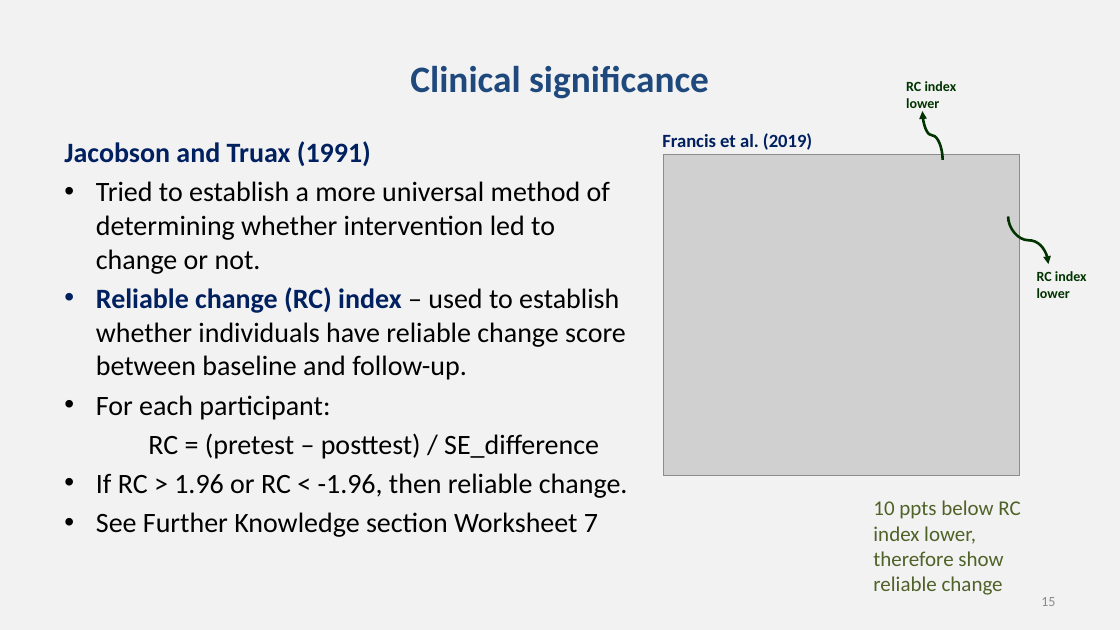
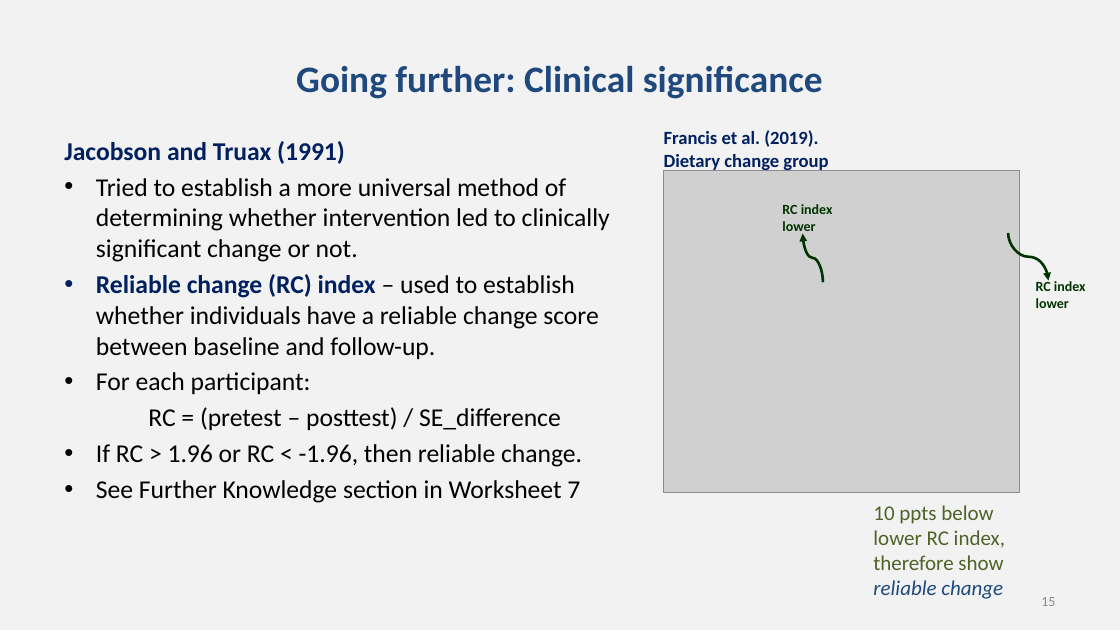
Before and after one commit to chrisjberry/datafluencyCB, a slide deck: slide 15 of docs/slides/PSYC753_L7_PrePostData.pptx. Drawn at 1120x630 pixels with LibreOffice and Linux fonts; fonts in the diff are those of the drawing; grey boxes stand for pictures. Boxes give left, top, right and bottom in pixels: in the first picture for what was removed or moved away, otherwise in the second. Text is boxed around its words. In the diff, an @@ line names an element or a change of style, - is before the commit and + after.

```diff
--- a/docs/slides/PSYC753_L7_PrePostData.pptx
+++ b/docs/slides/PSYC753_L7_PrePostData.pptx
@@ title at box(296, 65, 823, 99): text changed @@
-Clinical significance
+Going further: Clinical significance
@@ text at box(64, 141, 582, 467): size 24.1 to 22 pt in "Jacobson and Truax (1991)", "For each participant:", "RC = (pretest – posttest) / SE_difference", "If RC > 1.96 or RC < ..." @@
@@ text at box(664, 130, 828, 171): text changed @@
-Francis et al. (2019)
+Francis et al. (2019). Dietary change group
@@ text at box(96, 178, 610, 359): text changed; size 24.1 to 22 pt @@
-• Tried to establish a more universal method of determining whether intervention led to change or not.
-• Reliable change (RC) index – used to establish whether individuals have reliable change score between baseline and follow-up.
+• Tried to establish a more universal method of determining whether intervention led to clinically significant change or not.
+• Reliable change (RC) index – used to establish whether individuals have a reliable change score between baseline and follow-up.
@@ picture: place and size @@
-picture at box(664, 154, 1020, 476)
+picture at box(664, 171, 1020, 492)
@@ text "RC index lower": place and size @@
-text "RC index lower" at box(906, 81, 957, 112)
+text "RC index lower" at box(782, 204, 833, 235)
@@ curved arrow moved from (943, 160) - (923, 111) to (823, 282) - (803, 234) @@
@@ curved arrow moved from (1008, 217) - (1049, 264) to (1008, 233) - (1049, 281) @@
@@ text "RC index lower": place and size @@
-text "RC index lower" at box(1037, 271, 1087, 298)
+text "RC index lower" at box(1036, 279, 1086, 308)
@@ text at box(96, 480, 580, 503): text changed; size 24.1 to 22 pt @@
-• See Further Knowledge section Worksheet 7
+• See Further Knowledge section in Worksheet 7
@@ text at box(873, 505, 1005, 599): text changed @@
-10 ppts below RC index lower, therefore show reliable change
+10 ppts below lower RC index, therefore show reliable change
```
Also in this commit, not shown: 5 other slides changed.
